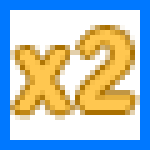
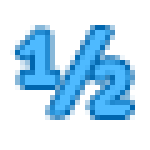
Before/after of a 150px x 150px layered artwork. What changed in the layer stack:
added layer "Layer 4" above "Layer 3" over [15, 30, 130, 115]
hid "Layer 3" over [0, 0, 150, 150]
hid "Layer 1" over [15, 30, 135, 115]
hid "Layer 2" over [0, 0, 150, 150]
